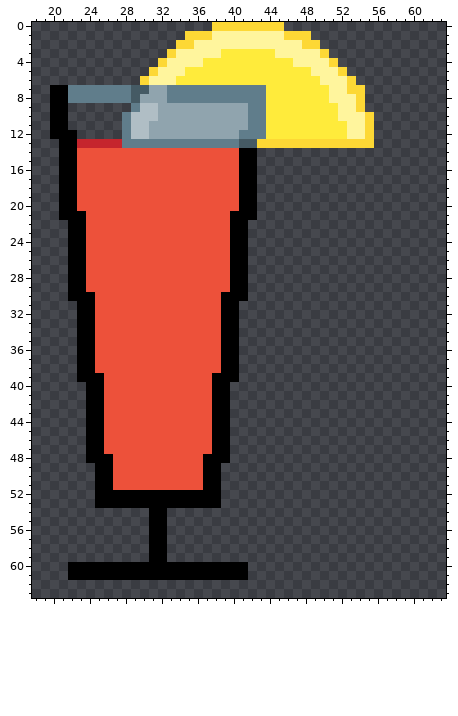
One commit to this pixel-art sprite: 조주기능사/imgs__cocktail/cocktail_39.png. The picture above is the old version.
The file is 64x64 pixels. Shown: x 18..63, y 0..63.
Once edited:
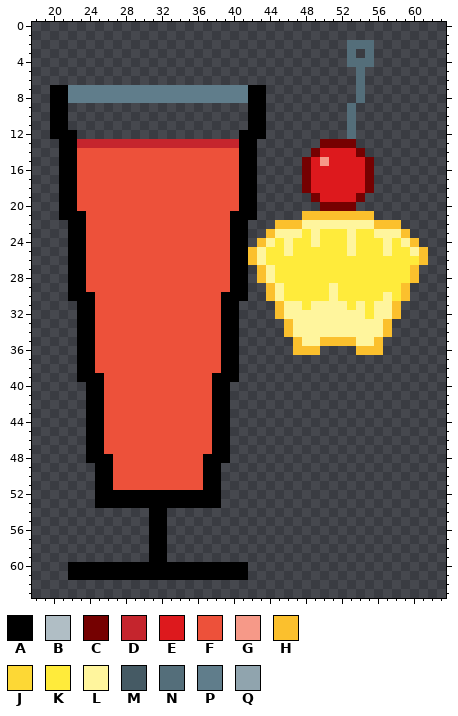
Palette (. is transparent): A #000000  B #b0bec5  C #750101  D #c5252d  E #dd191d  F #ed513a  G #f69988  H #fbc02d  J #fdd835  K #ffeb3b  L #fff59d  M #455a64  N #546e7a  P #607d8b  Q #90a4ae
Change:
y 0: x 38..45 JJJJJJJJ -> ........
y 1: x 35..48 JJJLLLLLLLLJJJ -> ..............
y 2: x 34..49 JJLLLLLLLLLLLLJJ -> ................; x 53..55 ... -> NNN
y 3: x 33..50 JLLLLLKKKKKKLLLLLJ -> ..................; x 53 . -> N; x 55 . -> N
y 4: x 32..51 JLLLLKKKKKKKKKKLLLLJ -> ....................; x 53..55 ... -> NNN
y 5: x 31..52 JLLLKKKKKKKKKKKKKKLLLJ -> ......................; x 54 . -> N
y 6: x 30..54 JLLLKKKKKKKKKKKKKKKKLLLJ. -> ........................N
y 7: x 29..32 MMQQ -> PPPP; x 42..54 PPKKKKKKKLLJJ -> AA..........N
y 8: x 29..32 MQQQ -> PPPP; x 42..54 PPKKKKKKKLLLJ -> AA..........N
y 9: x 29..54 PBBQQQQQQQQQQPPKKKKKKKKLLJ -> .............AA.........N.
y 10: x 28..55 PBBBQQQQQQQQQQPPKKKKKKKKLLLJ -> ..............AA.........N..
y 11: x 28..55 PBBQQQQQQQQQQQPPKKKKKKKKKLLJ -> ..............AA.........N..
y 12: x 28..55 PBBQQQQQQQQQQPPPKKKKKKKKKLLJ -> .............AAA.........N..
y 13: x 28..55 PPPPPPPPPPPPPMMJJJJJJJJJJJJJ -> DDDDDDDDDDDDDAA.......CCCC..
y 14: x 49..54 ...... -> CEEEEC
y 15: x 48..55 ........ -> CEGEEEEC
y 16..18: x 48..55 ........ -> CEEEEEEC
y 19: x 49..54 ...... -> CEEEEC
y 20: x 50..53 .... -> CCCC
y 21: x 48..55 ........ -> HHHHHHHH
y 22: x 45..58 .............. -> HHHLLLLLLLLHHH
y 23: x 44..59 ................ -> HLLLKLKKKLKKLLLH
y 24: x 43..60 .................. -> HLKLKKLKKKLKKKLKLH
y 25: x 42..61 .................... -> HLKKLKKKKKKLKKKLKKLH
y 26: x 42..61 .................... -> HLKKKKKKKKKKKKKKKKKH
y 27..28: x 43..60 .................. -> HLKKKKKKKKKKKKKKKH
y 29: x 44..59 ................ -> HLKKKKKLKKKKKKKH
y 30: x 44..59 ................ -> HLKKKKKLKKKKKLKH
y 31: x 45..58 .............. -> HLLKLLLLKLKLLH
y 32: x 45..58 .............. -> HLLLLLLLLLKLLH
y 33..34: x 46..57 ............ -> HLLLLLLLLLLH
y 35: x 47..56 .......... -> HLLHHHHLLH
y 36: x 47..49 ... -> HHH; x 54..56 ... -> HHH
Boxes around the changes in both pictures, in picture pixels (x1, y1, x2, y2):
changed: (122, 22, 428, 355)
